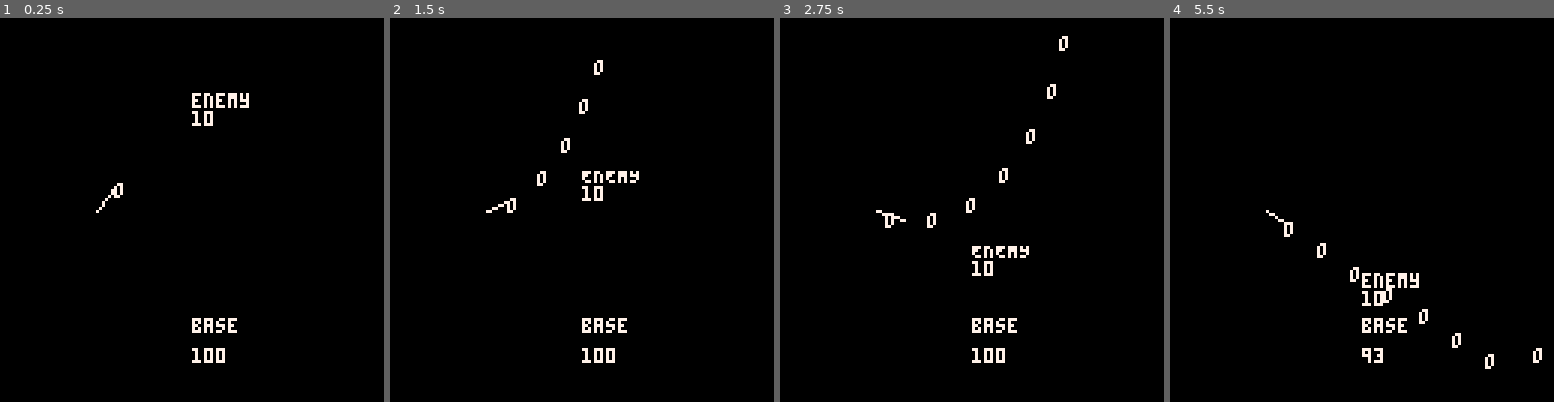
Above: before the commit, frames 1-4 (left to right).
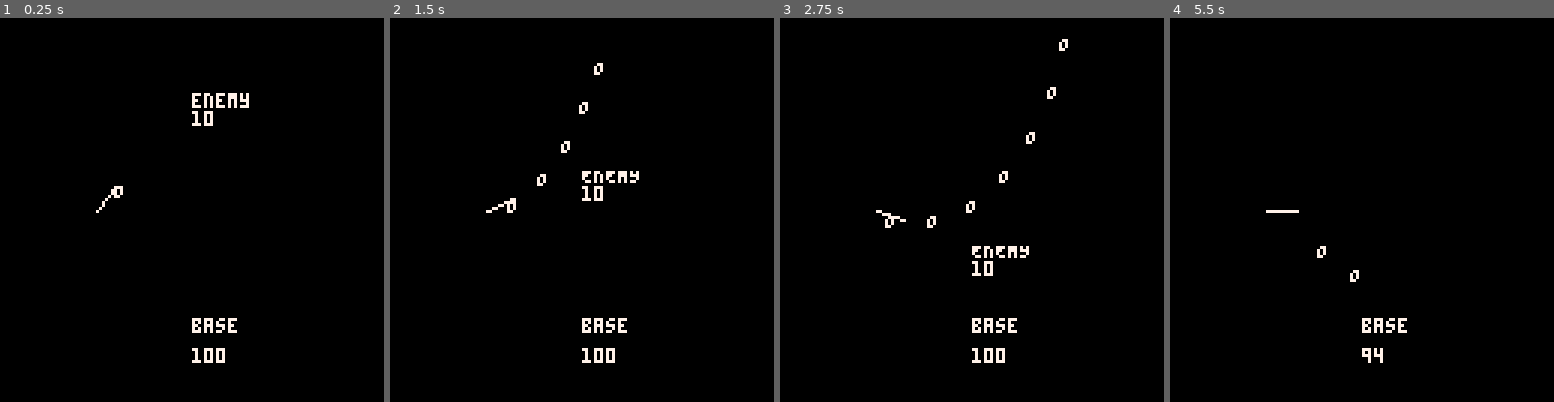
Above: after the commit, the same moments.

Repository: CaterpillarGames/gamejam
Game: PICO-8 cartridge game.p8
Same seed, same stepped clock (60 frames per second), same inputs: the game is played once before the commit and once after it.
Inputs:
- Up to frame 1 (0.25 s): no input
- Up to frame 2 (1.5 s): tap X (X key) at 0.33, 1.07 s; tap O (Z key) at 0.7 s
- Up to frame 3 (2.75 s): hold Right 1.6-2.1 s; tap O (Z key) at 1.7, 2.1, 2.5 s; tap X (X key) at 1.85 s; hold Up 2.15-2.42 s; hold Right from 2.47 s (still down)
- Up to frame 4 (5.5 s): tap O (Z key) every 0.4 s from 2.9 to 5.3 s; tap X (X key) at 2.97, 4.08, 5.2 s; release Right at 3.03 s; hold Left 3.08-3.58 s; hold Down 3.63-3.97 s; hold Right 4.02-4.68 s; hold Up 4.73-5.03 s; hold Left from 5.08 s (still down)

The runs differ from the first frame. In frame 1, less than 0.1% of the frame differs, in the area x 30-33%, y 42-45%; in frame 2, 0.1%; in frame 3, 0.2%; in frame 4, 1.0%, in the area x 25-97%, y 50-92%.

Commit message:
Can kill enemies

Diff:
--- a/game.p8
+++ b/game.p8
@@ -98,6 +98,9 @@
 		end,
 		targetTheta = function(self)
 			local enemy = self.lockedOnEnemy
+			if enemy == nil then
+				return 0
+			end
 			return atan2(enemy.pos.x - self.pos.x, enemy.pos.y - self.pos.y)
 		end,
 		update = function(self)
@@ -140,13 +143,27 @@
 	return {
 		pos = pos,
 		vel = vel,
+		isDead = false,
 		attackStrength = attackStrength,
 		spriteNumber = spriteNumber,
 		draw = function(self)
-			print('o', self.pos.x, self.pos.y, 7)
+			print('O', self.pos.x, self.pos.y, 7)
+		end,
+		getInRangeEnemy = function(self)
+			for enemy in all(gs.enemies) do
+				if self.pos:isWithin(enemy.pos, 10) then
+					return enemy
+				end
+			end
+			return nil
 		end,
 		update = function(self)
 			self.pos += self.vel * gs.dt
+			local enemy = self:getInRangeEnemy()
+			if enemy != nil then
+				enemy:takeDamage(self.attackStrength)
+				self.isDead = true
+			end
 		end
 	}
 end
@@ -331,6 +348,11 @@
 			del(gs.enemies, enemy)
 		end
 	end
+	for proj in all(gs.projectiles) do
+		if proj.isDead then
+			del(gs.projectiles, proj)
+		end
+	end
 end
 
 function drawGameOverWin()
